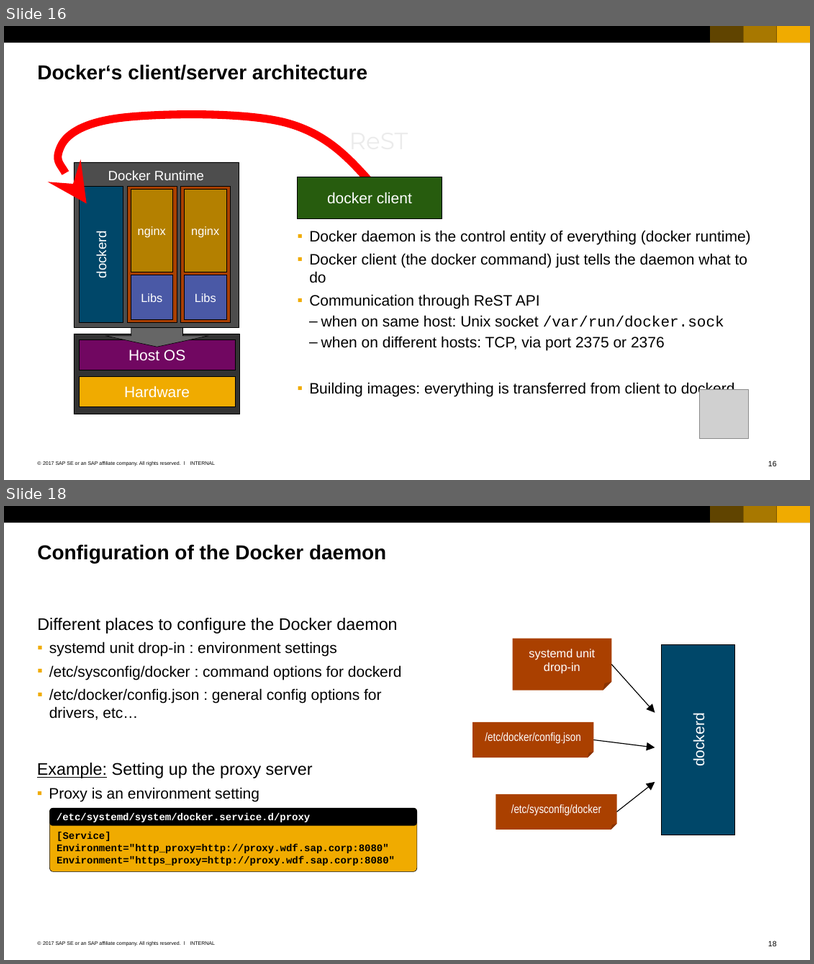
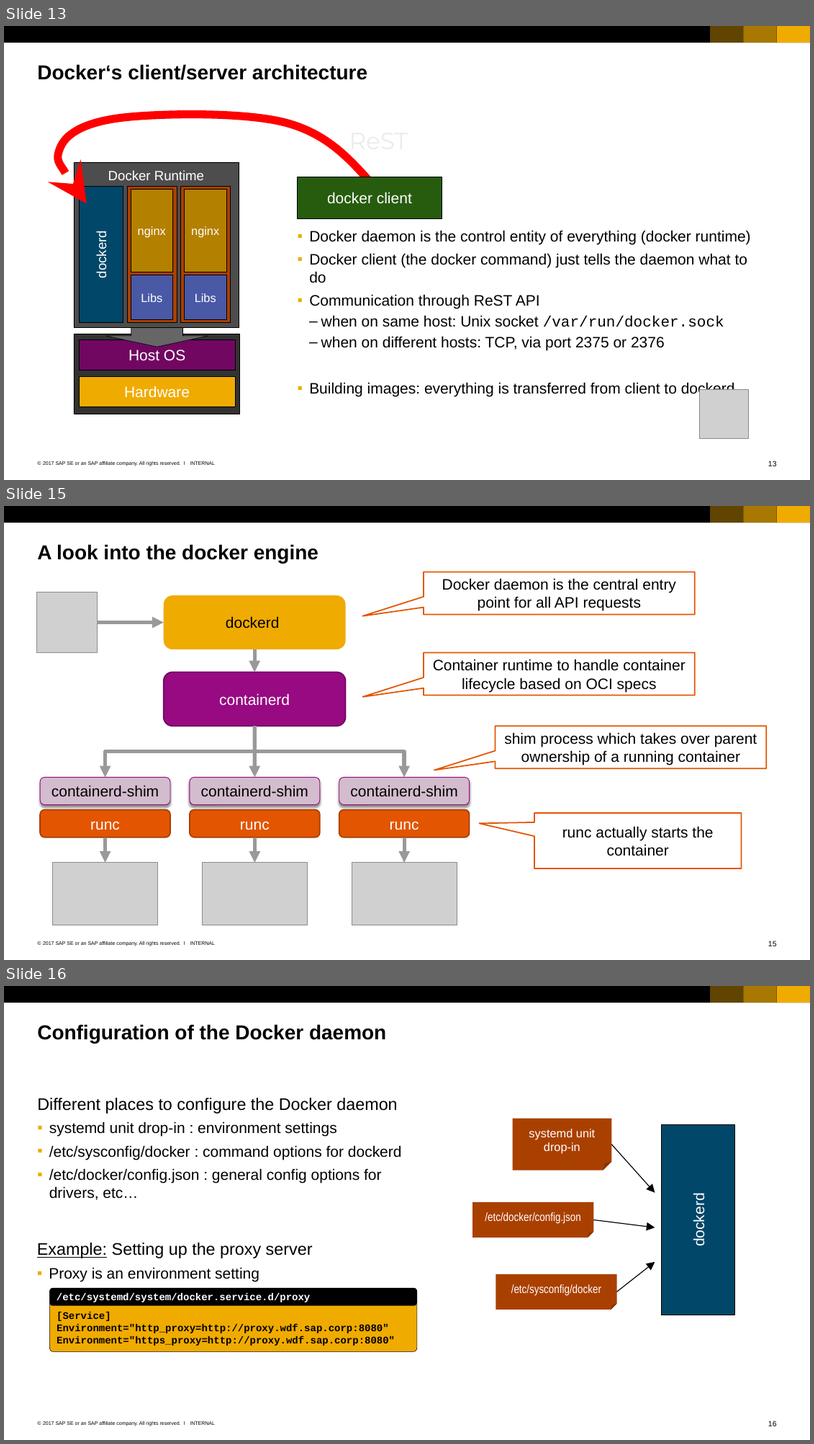
Before and after one commit to cuijiyao01/docker-k8s-training, a slide deck: docker/02_Members_of_docker_universe.pptx. Shown one above the other, each under a label of ours: slides 16 and 18 before the commit, slides 13, 15 and 16 after it; the slides between them are not shown. The pictures are 814x964 and 814x1444 pixels, drawn with LibreOffice and Linux fonts; fonts in the diff are those of the drawing; grey boxes stand for pictures. Boxes give left, top, right and bottom in pixels: in the first picture for what was removed or moved away, otherwise in the second. Text is boxed around its words. In the diff, an @@ line names an element or a change of style, - is before the commit and + after.

Commit message:
more details on dockerd architecture

```diff
--- a/docker/02_Members_of_docker_universe.pptx
+++ b/docker/02_Members_of_docker_universe.pptx
@@ slide 15 added at box(4, 506, 810, 960), background #FFFFFF; not listed: 7 template elements that a slide beside it also shows @@
@@ title added at box(37, 544, 319, 563), 24 pt, text #000000, bold @@
+A look into the docker engine
@@ picture added at box(36, 592, 97, 652) @@
@@ speech box added at box(424, 572, 695, 614), fill #FFFFFF, outline #E35500 1.5 pt, 18 pt, text #000000 @@
+Docker daemon is the central entry point for all API requests
@@ rounded rectangle added at box(164, 595, 345, 649), fill #F0AB00, 18 pt, text #000000 @@
+dockerd
@@ arrow added from (97, 622) to (164, 622), #999999 4.5 pt @@
@@ arrow added from (255, 649) to (255, 672), #999999 4.5 pt @@
@@ speech box added at box(424, 652, 695, 695), fill #FFFFFF, outline #E35500 1.5 pt, 18 pt, text #000000 @@
+Container runtime to handle container lifecycle based on OCI specs
@@ rounded rectangle added at box(164, 672, 345, 726), fill #970A82, outline #700760 1.5 pt, 18 pt, text #FFFFFF @@
+containerd
@@ elbow arrow added from (255, 726) to (105, 777), #999999 4.5 pt @@
@@ elbow arrow added from (255, 726) to (404, 777), #999999 4.5 pt @@
@@ arrow added from (255, 726) to (255, 777), #999999 4.5 pt @@
@@ speech box added at box(496, 726, 767, 768), fill #FFFFFF, outline #E35500 1.5 pt, 18 pt, text #000000 @@
+shim process which takes over parent ownership of a running container
@@ rounded rectangle added at box(40, 777, 170, 804), fill #D3BDCD, outline #970A82 0.79 pt, 18 pt, text #000000 @@
+containerd-shim
@@ rounded rectangle added at box(190, 777, 319, 804), fill #D3BDCD, outline #970A82 0.79 pt, 18 pt, text #000000 @@
+containerd-shim
@@ rounded rectangle added at box(340, 777, 469, 804), fill #D3BDCD, outline #970A82 0.79 pt, 18 pt, text #000000 @@
+containerd-shim
@@ rounded rectangle added at box(40, 809, 170, 836), fill #E35500, outline #A83F00 1.5 pt, 18 pt, text #FFFFFF @@
+runc
@@ rounded rectangle added at box(190, 809, 319, 836), fill #E35500, outline #A83F00 1.5 pt, 18 pt, text #FFFFFF @@
+runc
@@ rounded rectangle added at box(340, 809, 469, 836), fill #E35500, outline #A83F00 1.5 pt, 18 pt, text #FFFFFF @@
+runc
@@ speech box added at box(535, 813, 741, 868), fill #FFFFFF, outline #E35500 1.5 pt, 18 pt, text #000000 @@
+runc actually starts the container
@@ arrow added from (105, 836) to (105, 862), #999999 4.5 pt @@
@@ arrow added from (255, 836) to (255, 862), #999999 4.5 pt @@
@@ arrow added from (404, 836) to (404, 862), #999999 4.5 pt @@
@@ picture added at box(53, 862, 158, 925) @@
@@ picture added at box(202, 862, 307, 925) @@
@@ picture added at box(352, 862, 458, 925) @@
@@ what was slide 16 is now slide 13 @@
@@ page number at box(769, 460, 777, 466): text changed @@
-16
+13
@@ what was slide 18 is now slide 16 @@
```
Also in this commit, not shown: 2 other slides added, 5 slides removed, 1 other file.
